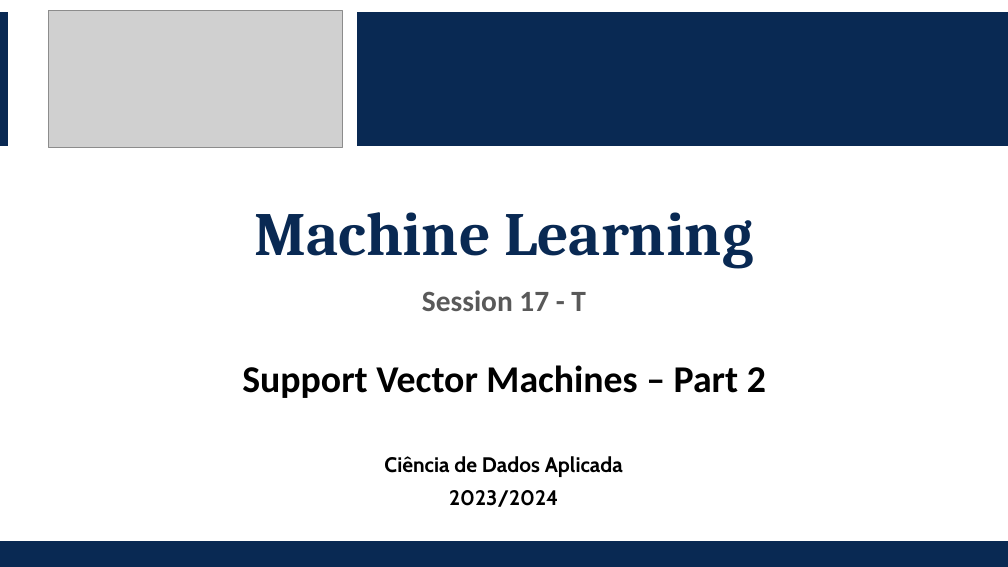
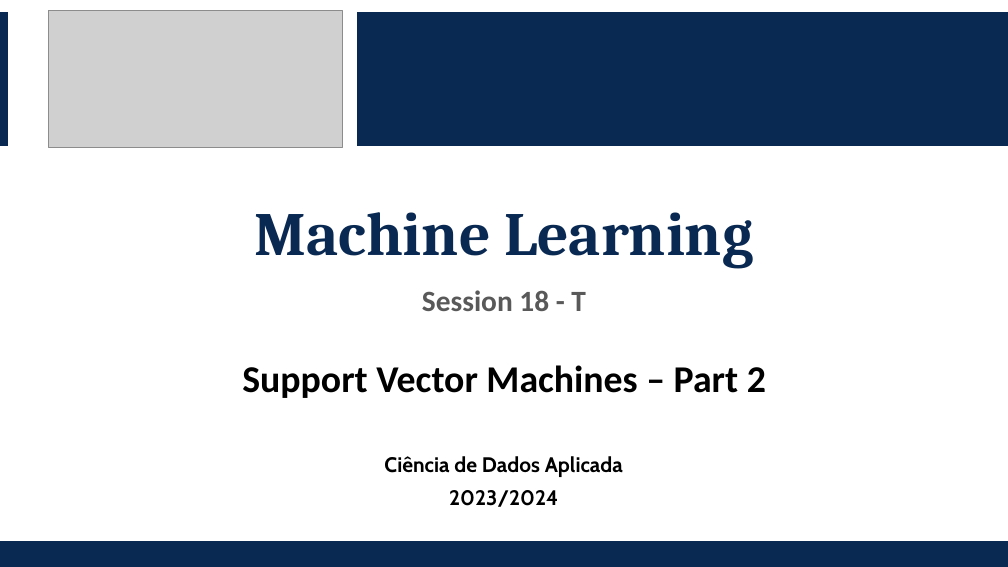
Before and after one commit to makee5/ML_ADS, a slide deck: slide 1 of materials/session_18/T/ML-Session18-T.pptx. Drawn at 1008x567 pixels with LibreOffice and Linux fonts; fonts in the diff are those of the drawing; grey boxes stand for pictures. Boxes give left, top, right and bottom in pixels: in the first picture for what was removed or moved away, otherwise in the second. Text is boxed around its words. In the diff, an @@ line names an element or a change of style, - is before the commit and + after.

```diff
--- a/materials/session_18/T/ML-Session18-T.pptx
+++ b/materials/session_18/T/ML-Session18-T.pptx
@@ text at <box>422,290,586,311</box>: text changed @@
-Session 17 - T
+Session 18 - T
```
Also in this commit, not shown: 1 other file.
